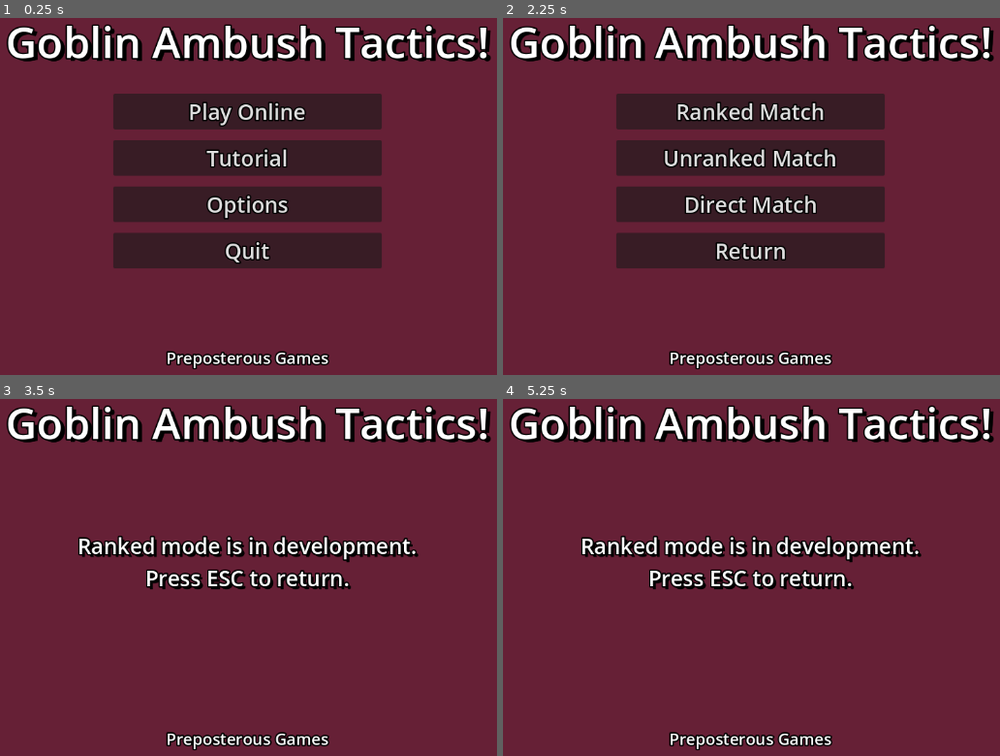
Above: before the commit, frames 1-4 (two rows, left to right).
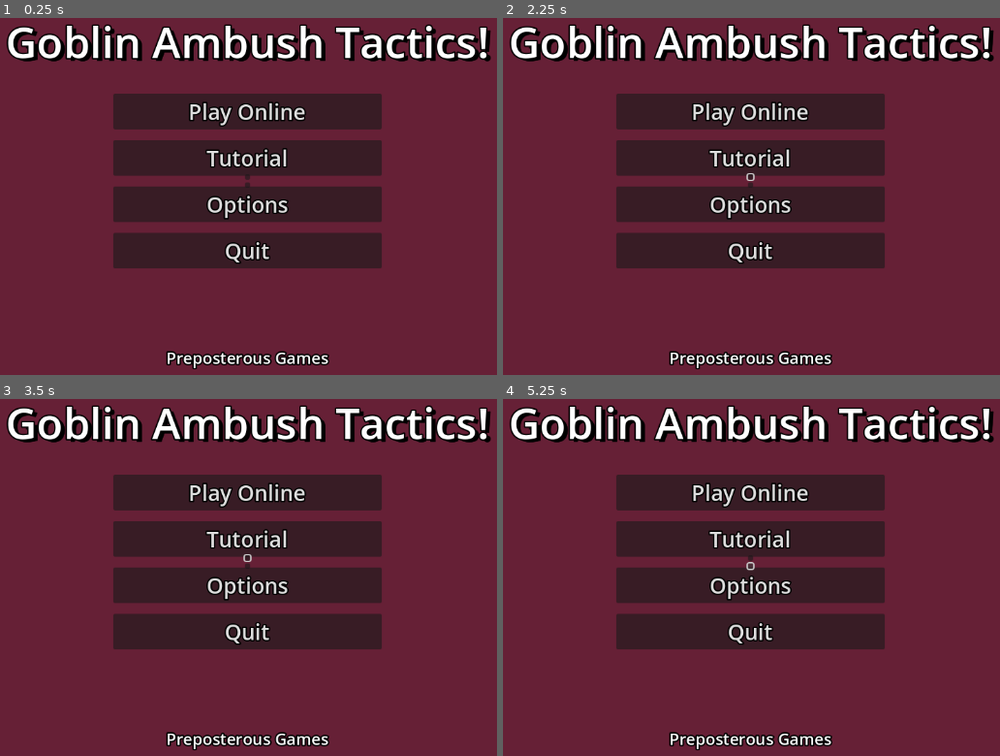
Above: after the commit, the same moments.

Repository: PreposterousMavelos/GoblinAmbushTactics
Game: Godot game, scene res://scenes/main_menu.tscn
Same seed, same stepped clock (60 frames per second), same inputs: the game is played once before the commit and once after it. This scene is started directly instead of the project's main scene.
Inputs (mouse positions are in pixels of both pictures, inside the frame that each line leads up to):
- Up to frame 1 (0.25 s): no input
- Up to frame 2 (2.25 s): tap Enter at 0.5 s; move the mouse to (920, 142) at 0.52 s; click (751, 178) at 1.27 s; click "Play Online" at 2 s
- Up to frame 3 (3.5 s): click (248, 491) at 2.75 s, where only the run before the commit has a clickable "Ranked Match"
- Up to frame 4 (5.25 s): click (751, 538) at 3.5 s, where only the run after the commit has a clickable "Tutorial"; click (751, 584) at 4.25 s, where only the run after the commit has a clickable "Options"; click (751, 566) at 5.02 s

The runs differ from the first frame. In frame 1, less than 0.1% of the frame differs, in the area x 49-51%, y 44-48%; in frame 2, 3.8%; in frame 3, 22%; in frame 4, 22%, in the area x 15-85%, y 21-71%.

Commit message:
test commit

Diff:
--- a/scenes/main_menu.tscn
+++ b/scenes/main_menu.tscn
@@ -151,6 +151,20 @@
 theme_override_font_sizes/font_size = 32
 toggle_mode = true
 text = "Return"
+
+[node name="Direct (HBoxContainer)" type="HBoxContainer" parent="MarginContainer"]
+layout_mode = 2
+alignment = 1
+
+[node name="VBoxContainer" type="VBoxContainer" parent="MarginContainer/Direct (HBoxContainer)"]
+layout_mode = 2
+alignment = 1
+
+[node name="Host Game (Button)" type="Button" parent="MarginContainer/Direct (HBoxContainer)/VBoxContainer"]
+layout_mode = 2
+
+[node name="Join Game (Button)" type="Button" parent="MarginContainer/Direct (HBoxContainer)/VBoxContainer"]
+layout_mode = 2
 
 [node name="Options (HBoxContainer)" type="HBoxContainer" parent="MarginContainer"]
 visible = false
